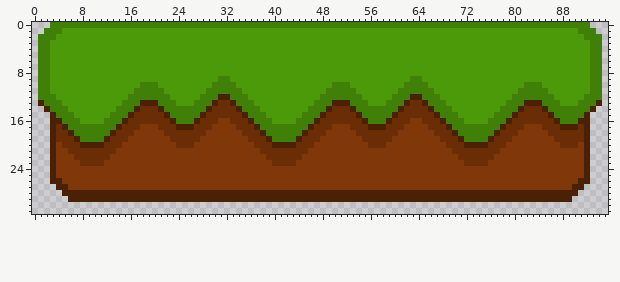
Sprite sheet -- media/Gras-Tile-complete.png. The first picture shows the starting point.
The file is 96x32 pixels.
The result:
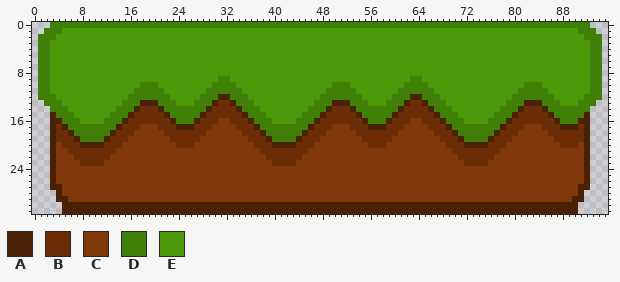
Palette (. is transparent): A #4b2106  B #6b2d05  C #80380a  D #408009  E #4c9a09
Difference:
Changed rows in their new state; - is an unchanged pixel.
first column x 1:
13 .--------------------------------------------------------------------------------------------.
14 -.------------------------------------------------------------------------------------------.-
first column x 3:
26 -C--------------------------------------------------------------------------------------C-
27 A-C------------------------------------------------------------------------------------C-A
28 -ACCCCCCCCCCCCCCCCCCCCCCCCCCCCCCCCCCCCCCCCCCCCCCCCCCCCCCCCCCCCCCCCCCCCCCCCCCCCCCCCCCCCCCA-
29 -AACCCCCCCCCCCCCCCCCCCCCCCCCCCCCCCCCCCCCCCCCCCCCCCCCCCCCCCCCCCCCCCCCCCCCCCCCCCCCCCCCCCCAA-
30 --AAAAAAAAAAAAAAAAAAAAAAAAAAAAAAAAAAAAAAAAAAAAAAAAAAAAAAAAAAAAAAAAAAAAAAAAAAAAAAAAAAAAAA--
31 --AAAAAAAAAAAAAAAAAAAAAAAAAAAAAAAAAAAAAAAAAAAAAAAAAAAAAAAAAAAAAAAAAAAAAAAAAAAAAAAAAAAAAA--
